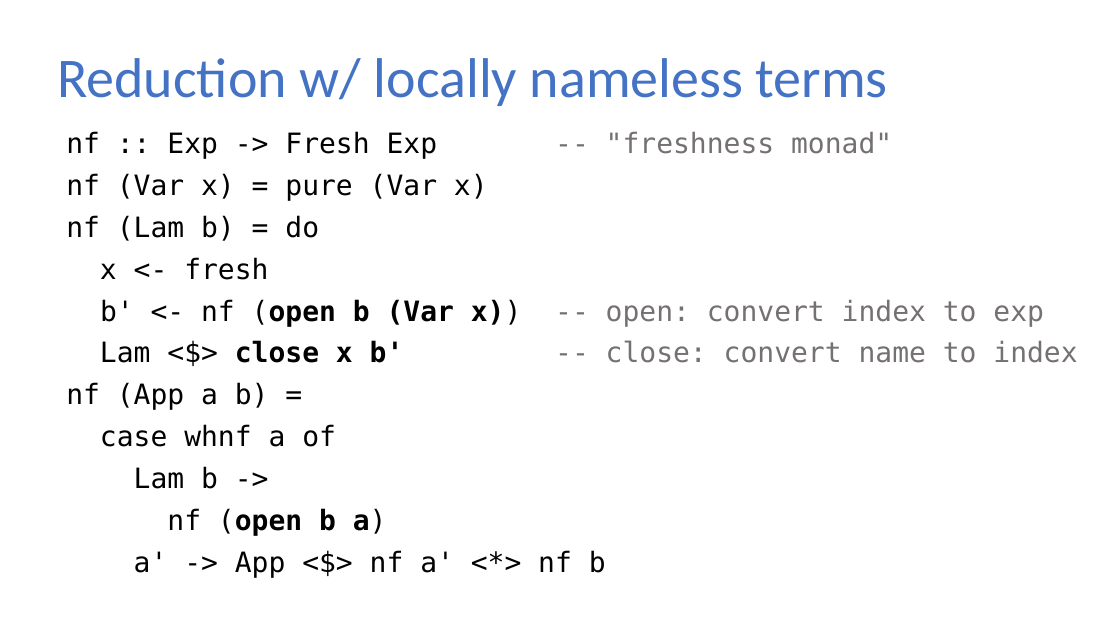
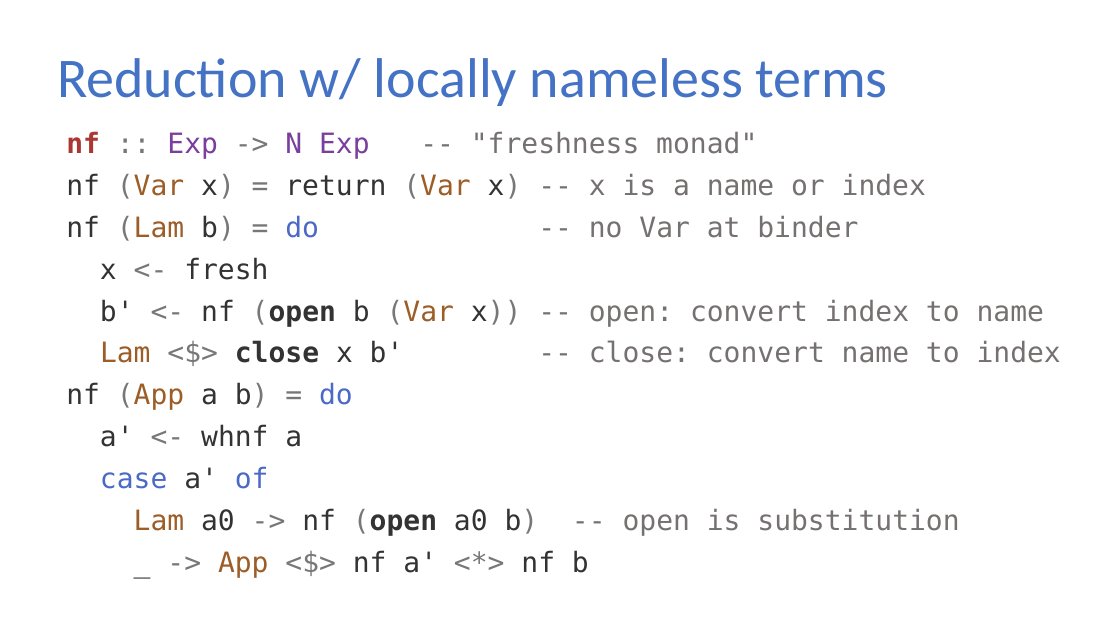
Before and after one commit to sweirich/lambda-n-ways, a slide deck: slide 15 of ifl-2021.pptx (slide 16 before the commit). Drawn at 1120x630 pixels with LibreOffice and Linux fonts; fonts in the diff are those of the drawing. Boxes give left, top, right and bottom in pixels: in the first picture for what was removed or moved away, otherwise in the second. Text is boxed around its words. In the diff, an @@ line names an element or a change of style, - is before the commit and + after.

```diff
--- a/ifl-2021.pptx
+++ b/ifl-2021.pptx
@@ text at (x1=66, y1=131, x2=926, y2=241): text changed; text colour #000000 to #767171 @@
-nf :: Exp -> Fresh Exp -- "freshness monad"
-nf (Var x) = pure (Var x)
-nf (Lam b) = do
+nf :: Exp -> N Exp -- "freshness monad"
+nf (Var x) = return (Var x) -- x is a name or index
+nf (Lam b) = do -- no Var at binder
@@ text at (x1=100, y1=257, x2=1061, y2=363): text colour #000000 to #333333 in "x fresh", "close x b'"; text colour #000000 to #777777 in "<-", "<$>"; text colour #000000 to #9C5D27 in "Lam"; bold off in "x b'" @@
@@ text at (x1=100, y1=299, x2=1044, y2=327): text changed @@
-b' <- nf (open b (Var x)) -- open: convert index to exp
+b' <- nf (open b (Var x)) -- open: convert index to name
@@ text at (x1=66, y1=382, x2=959, y2=536): text changed; text colour #000000 to #333333 @@
-nf (App a b) =
-case whnf a of
-Lam b ->
-nf (open b a)
-a' -> App <$> nf a' <*> nf b
+nf (App a b) = do
+a' <- whnf a
+case a' of
+Lam a0 -> nf (open a0 b) -- open is substitution
+_ -> App <$> nf a' <*> nf b
```
Also in this commit, not shown: 38 other slides changed, 3 slides added, 31 other files.
